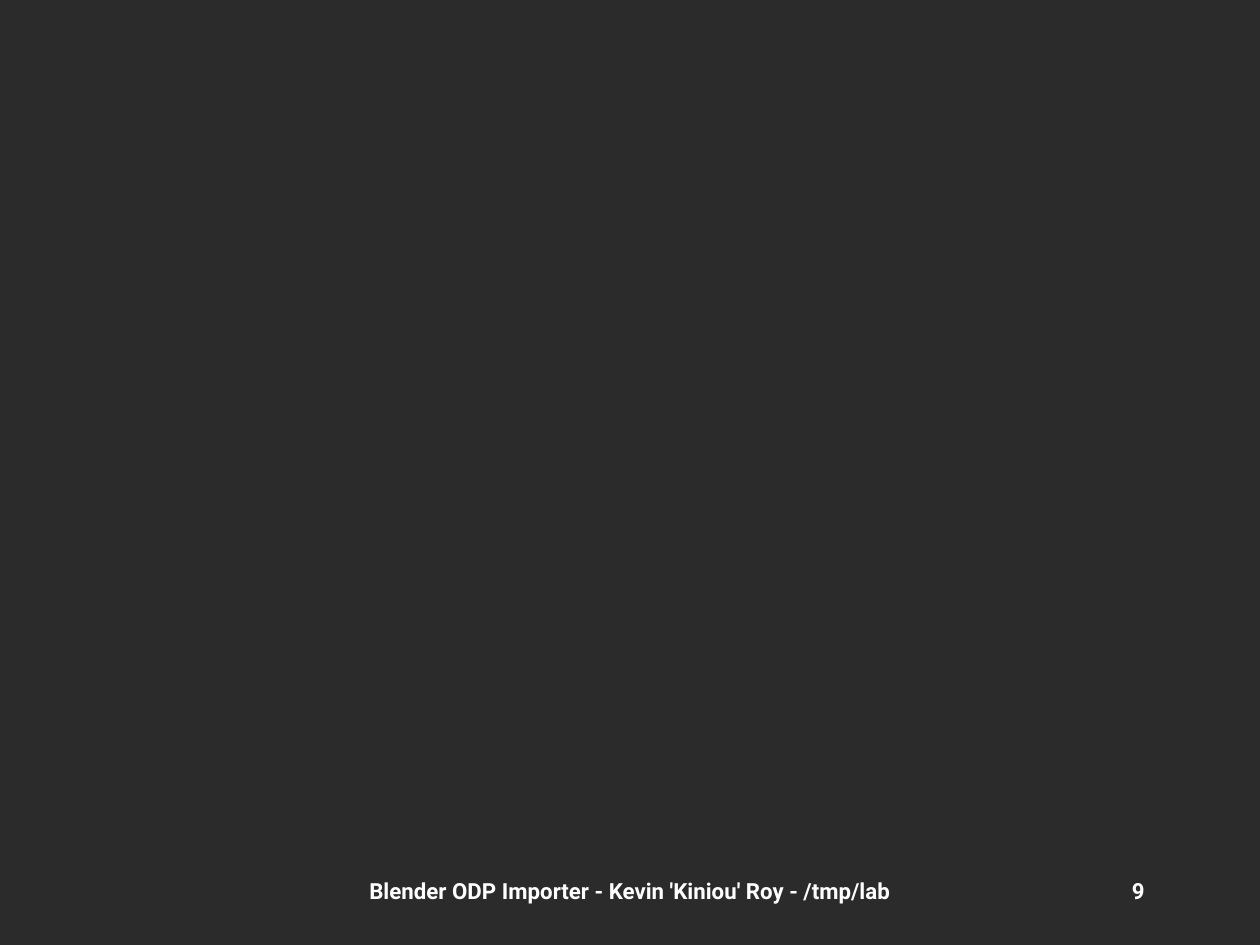
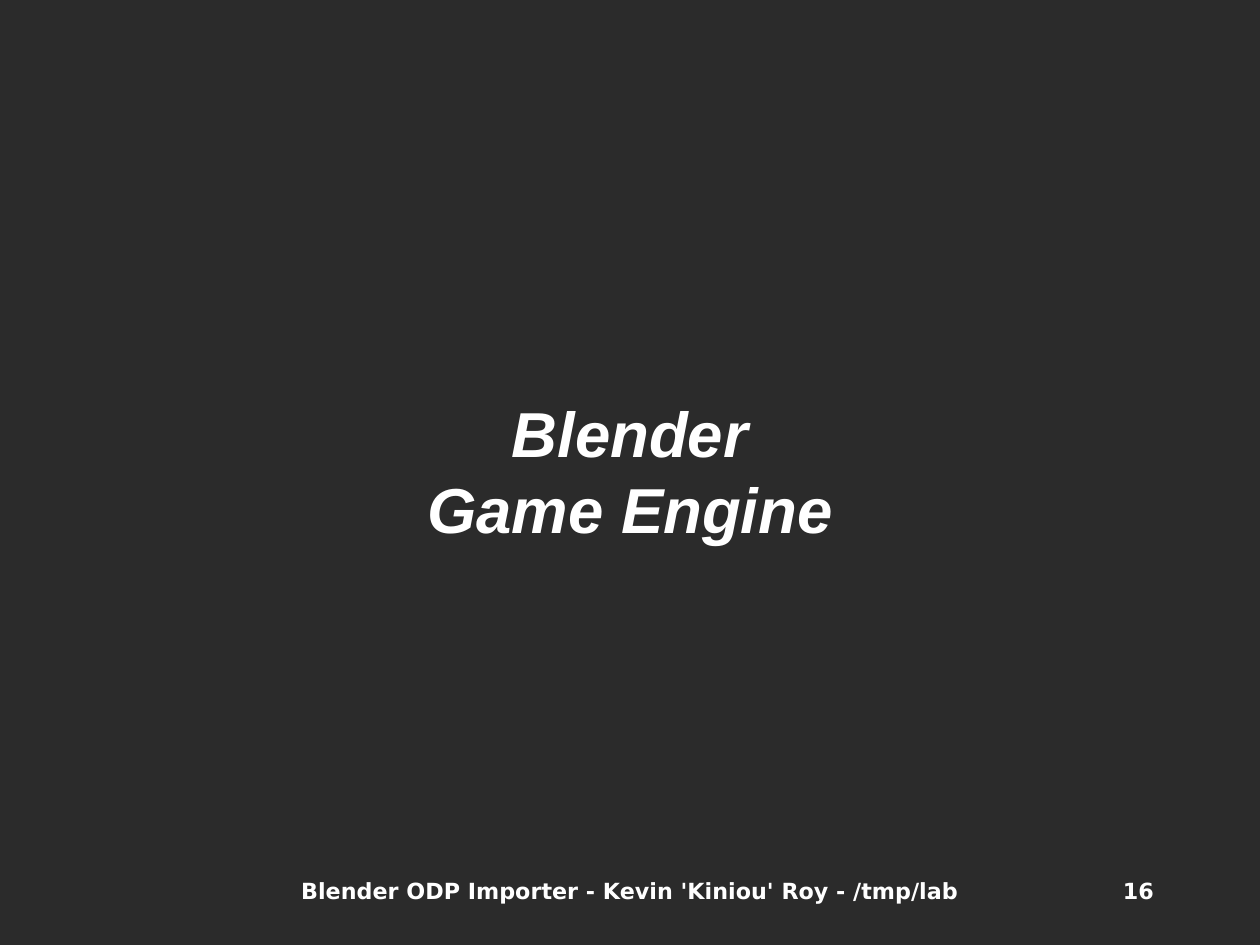
Before and after one commit to kiniou/blender-smooth-slides, a slide deck: slide 16 of import/doc/HSF2009.odp (slide 9 before the commit). Drawn at 1260x945 pixels with LibreOffice and Linux fonts; fonts in the diff are those of the drawing; background and template pictures are left out; a plain dark background stands for a picture behind light text. Boxes give left, top, right and bottom in pixels: in the first picture for what was removed or moved away, otherwise in the second. Text is boxed around its words. In the diff, an @@ line names an element or a change of style, - is before the commit and + after.

```diff
--- a/import/doc/HSF2009.odp
+++ b/import/doc/HSF2009.odp
@@ subtitle added at <box>427,411,832,545</box>, 40 pt, text #FFFFFF, bold, italic @@
+Blender
+Game Engine
@@ text "Blender ODP Importer - Kevin ..." at <box>301,882,958,904</box>: font Roboto to DejaVu Sans @@
@@ page number at <box>1123,882,1154,900</box>: text changed; font Roboto to DejaVu Sans @@
-9
+16
```
Also in this commit, not shown: 22 other slides changed, 7 slides added, 3 other files.
